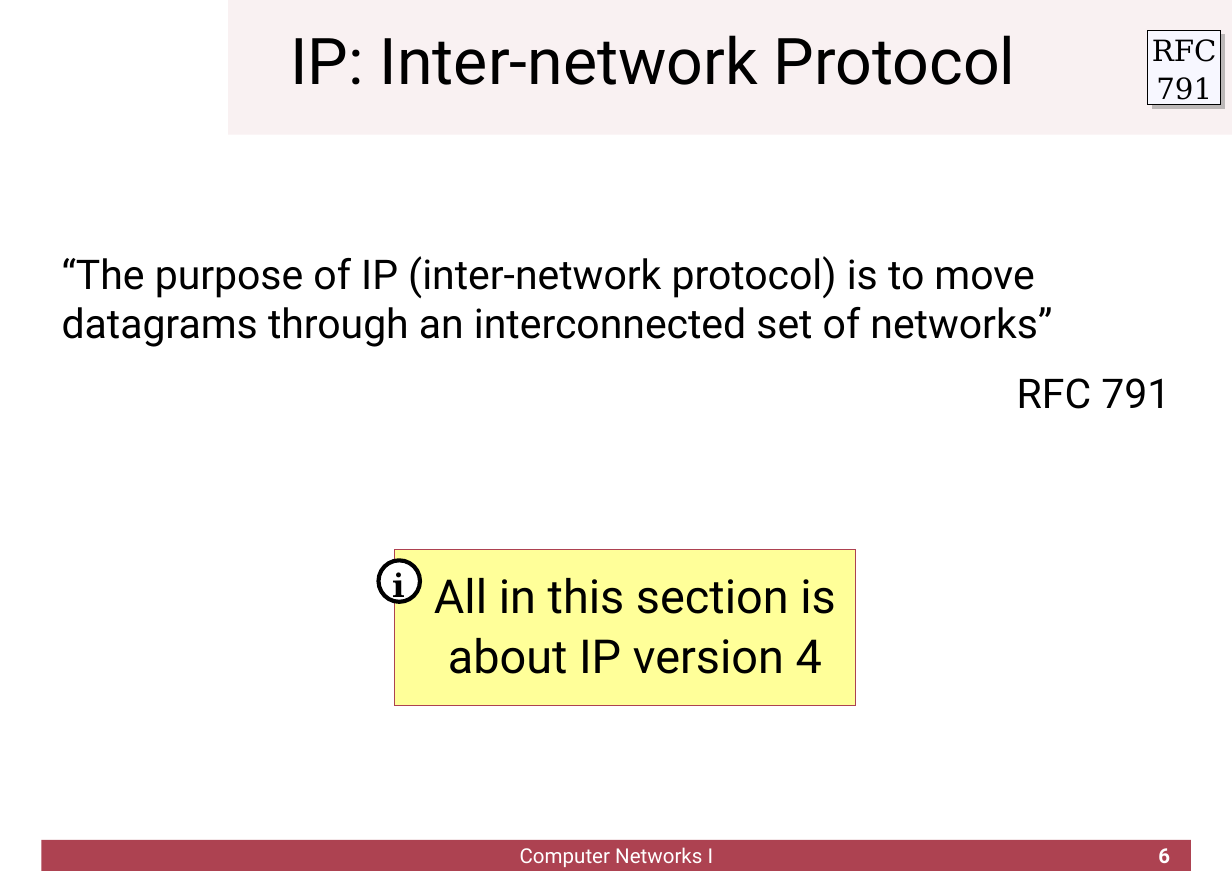
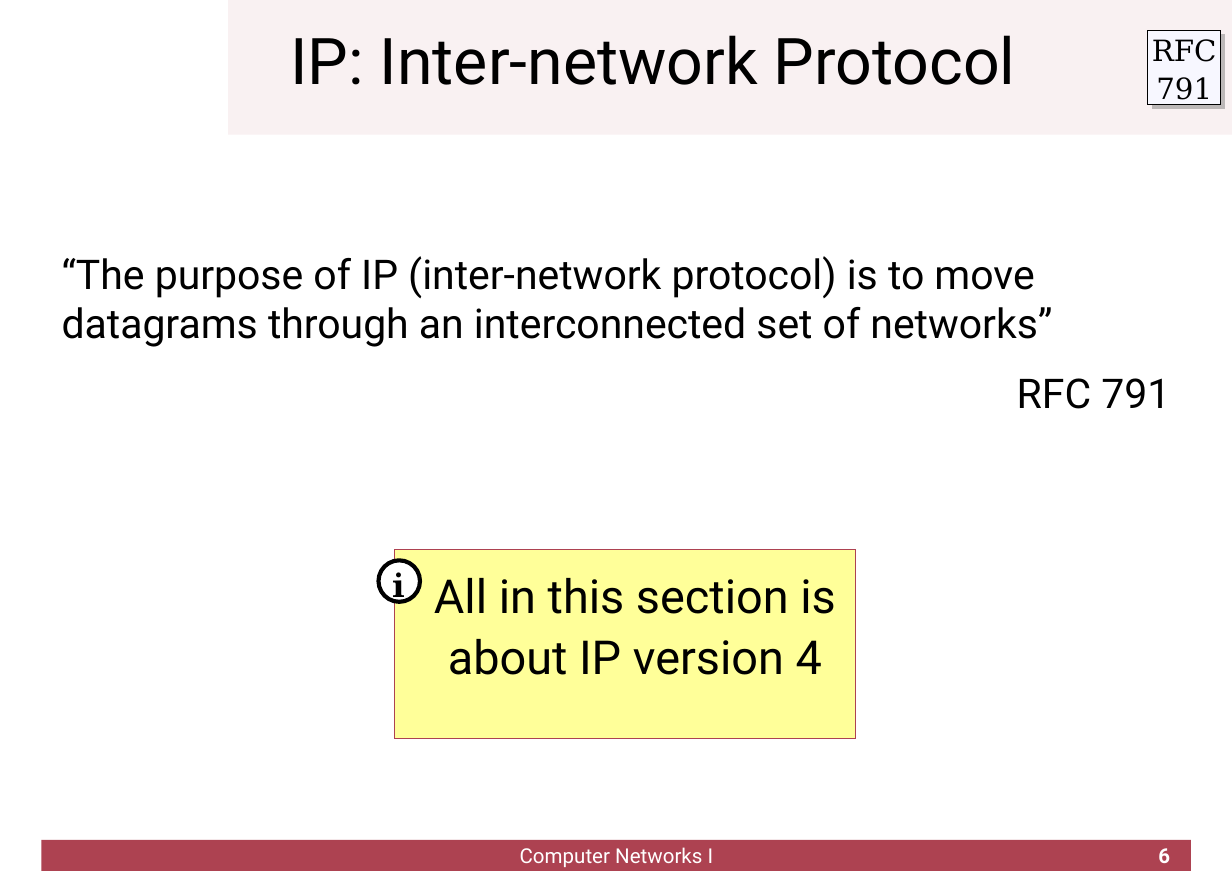
Before and after one commit to cletomartin/redes1, a slide deck: slide 6 of slides/network.odp. Drawn at 1232x871 pixels with LibreOffice and Linux fonts; fonts in the diff are those of the drawing; background and template pictures are left out. Boxes give left, top, right and bottom in pixels: in the first picture for what was removed or moved away, otherwise in the second. Text is boxed around its words. In the diff, an @@ line names an element or a change of style, - is before the commit and + after.

Commit message:
finished network chapter

```diff
--- a/slides/network.odp
+++ b/slides/network.odp
@@ rectangle "All in this section is ...": place and size @@
-rectangle "All in this section is ..." at [394,550,856,706]
+rectangle "All in this section is ..." at [394,550,856,740]
```
Also in this commit, not shown: 20 other slides changed, 1 other file.
